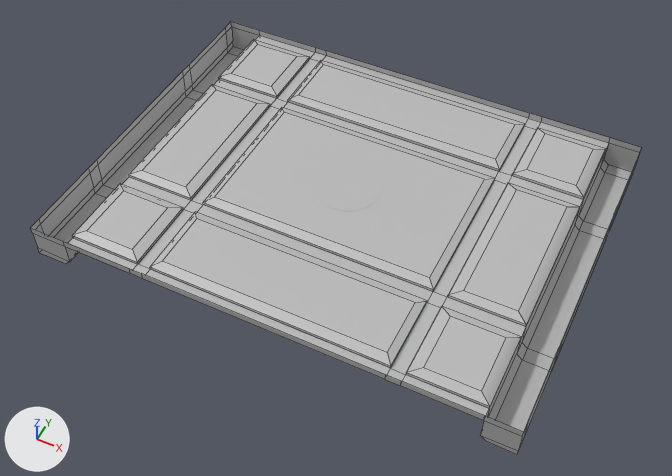
Renders of the FBX model Assets/GA/FBX/2_big_props/SM_plafond.fbx from each side of a commit.
Before and after are seen from a 50 mm camera at (9.66, -7.43, 17.8) aimed at (4.54, 2.81, 4.99). Lighting does not change. The marker at lower left points along +X, +Y and +Z. The picture after the commit comes second. Mesh edges are drawn as thin lines on the coarser meshes. Where no turn or scale is listed for an object, it has been applied to the vertices.

Names of what the first picture shows: 'SM_ornements1', 'SM_socle_Lustre'.
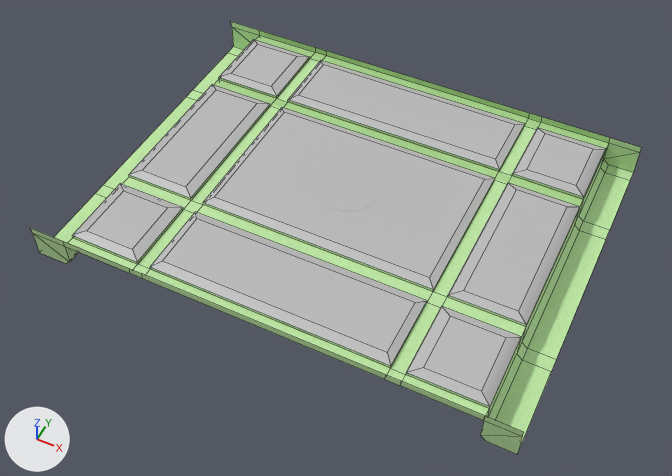
The newer file is also turned or shifted as a whole; pictures and numbers use the older file's frame.

Where the change shows, as pixel boxes [x1, y1, x2, y2] in the pictures (672 x 476 px):
part 1 of me_mesh_001, cut back
    before: [481, 143, 641, 454]
    after: [481, 143, 640, 454]
part 2 of me_mesh_001, cut back
    before: [31, 22, 259, 264]
    after: [33, 27, 259, 264]
part 3 of me_mesh_001, surface changed (grey to green)
    before: [31, 22, 641, 437]
    after: [31, 22, 641, 451]
part 4 of me_mesh_001, recoloured (grey to green)
    before: [31, 22, 641, 437]
    after: [31, 22, 641, 451]

What the commit changed:
Picture 'SM_Mur_standardSurface1_BaseColor.png' (img_sm_mur_standardsurface1_basecolor_png) is new.
Material 'blinn1' (mat_blinn1) is new.
Its texture is img_sm_mur_standardsurface1_basecolor_png.
Its roughness is 0.749.
me_mesh_001 is used by ob_sm_ornements1; location (4.55, 3.07, 5.47).
me_mesh_001 had 228 vertices, 211 faces and spanned x -4.55..4.45, y -3.07..3.72, z -0.33..0.33.
me_mesh_001 now has 188 vertices, 171 faces and spans x -4.55..4.45, y -3.07..3.72, z -0.33..0.33.
Part 1, on me_mesh_001:
20 vertices are removed from x 4.45, y -3.07..3.72, z -0.22..0.33.
24 faces are deleted.
4 new faces join them, mat_blinn1 (picture img_sm_mur_standardsurface1_basecolor_png).
Part 2, on me_mesh_001:
20 vertices are removed from x -4.55, y -3.07..3.72, z -0.2..0.33.
24 faces are deleted.
4 new faces join them, mat_blinn1 (picture img_sm_mur_standardsurface1_basecolor_png).
me_mesh_001 part 3: 163 kept faces spanning x -4.55..4.45, y -3.07..3.72, z -0.33..0.33 get new texture (UV) coordinates.
me_mesh_001 part 4: 118 faces spanning x -4.55..4.45, y -3.07..3.72, z -0.33..0.33 switch from mat_plafond (grey #bcbcbc) to mat_blinn1 (picture img_sm_mur_standardsurface1_basecolor_png).
